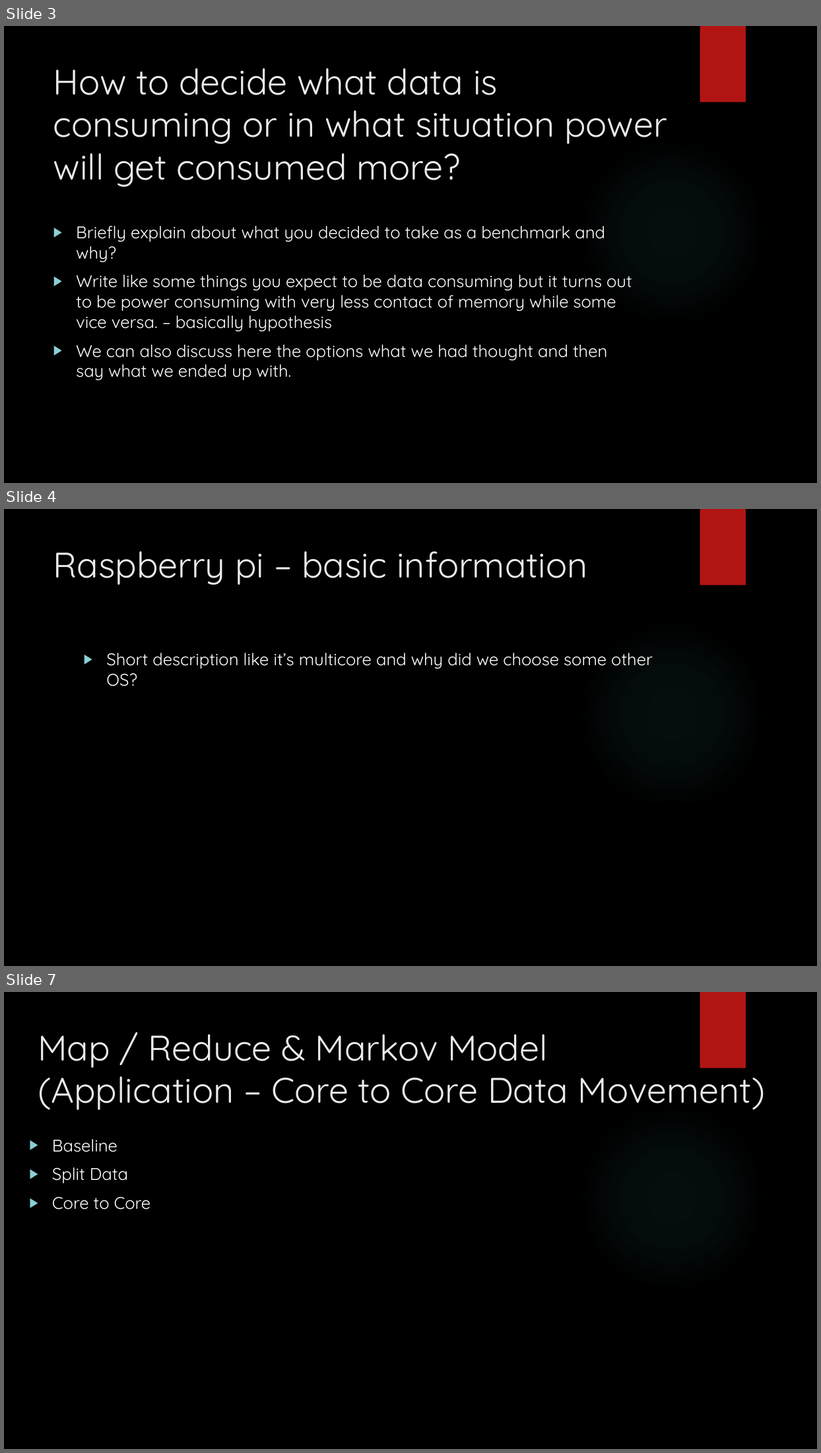
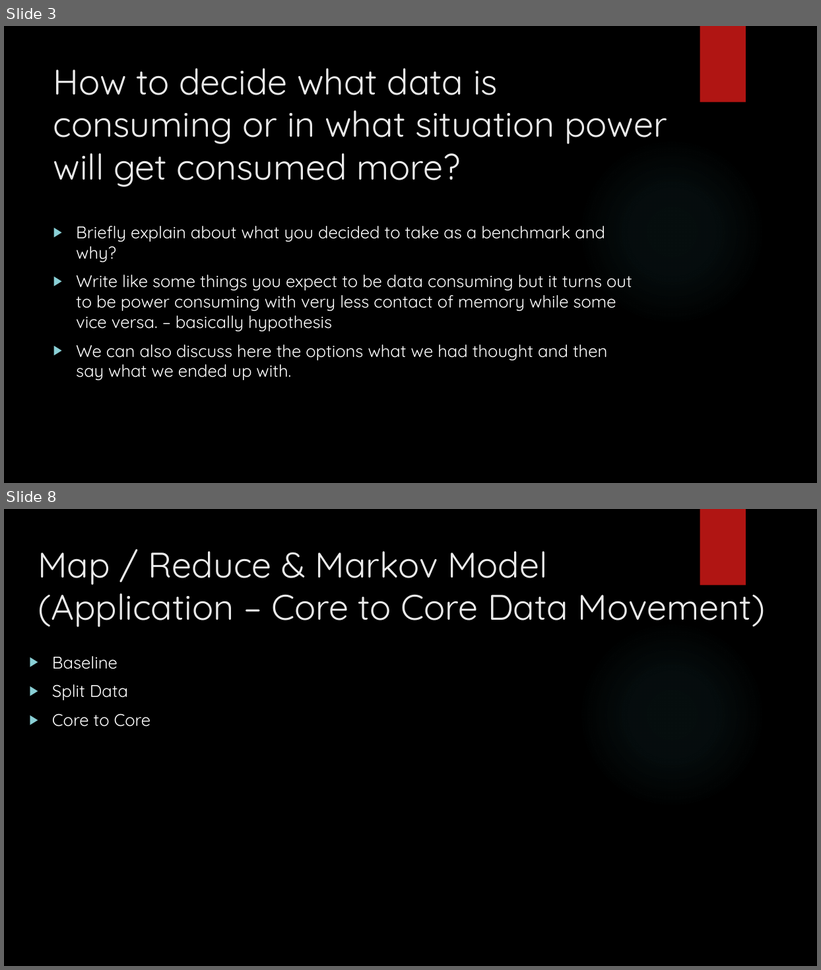
Before and after one commit to jasongraalum/CS533_Spring2018_Group2_Project, a slide deck: documents/Outline for Presentation.pptx. Shown one above the other, each under a label of ours: slides 3, 4 and 7 before the commit, slides 3 and 8 after it; the slides between them are not shown. The pictures are 821x1453 and 821x970 pixels, drawn with LibreOffice and Linux fonts; fonts in the diff are those of the drawing; background and template pictures are left out. Boxes give left, top, right and bottom in pixels: in the first picture for what was removed or moved away, otherwise in the second. Text is boxed around its words. In the diff, an @@ line names an element or a change of style, - is before the commit and + after.

```diff
--- a/documents/Outline for Presentation.pptx
+++ b/documents/Outline for Presentation.pptx
@@ slide 4 removed at (x1=4, y1=509, x2=817, y2=966), background picture (left out); not listed: 2 template elements that a slide beside it also shows @@
@@ title removed at (x1=54, y1=551, x2=587, y2=585) @@
-Raspberry pi – basic information
@@ text removed at (x1=106, y1=653, x2=653, y2=687) @@
-▶ Short description like it’s multicore and why did we choose some other OS?
@@ what was slide 7 is now slide 8 @@
```
Also in this commit, not shown: 1 slide changed, 3 slides added, 1 other slide removed.
